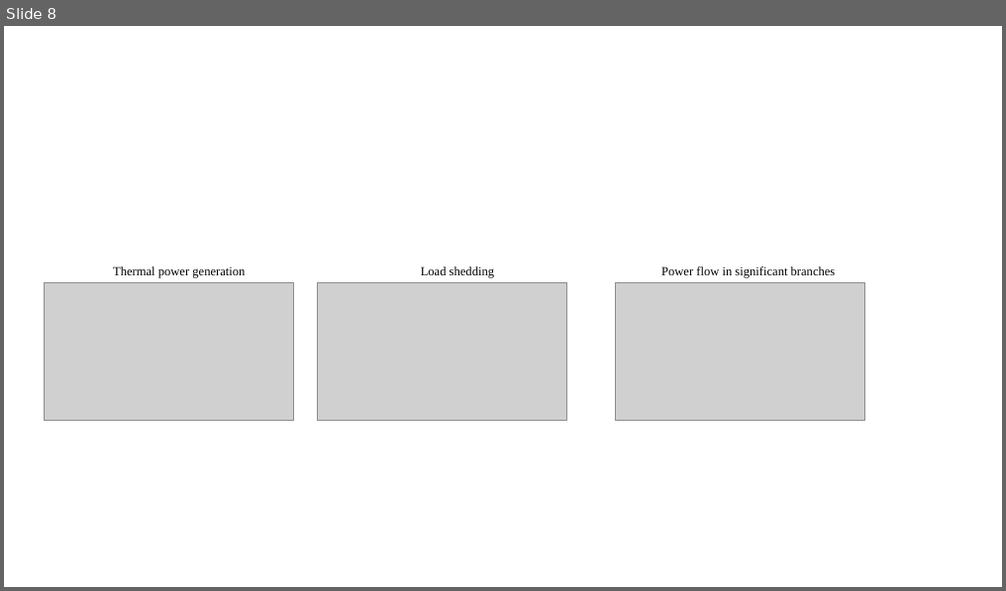
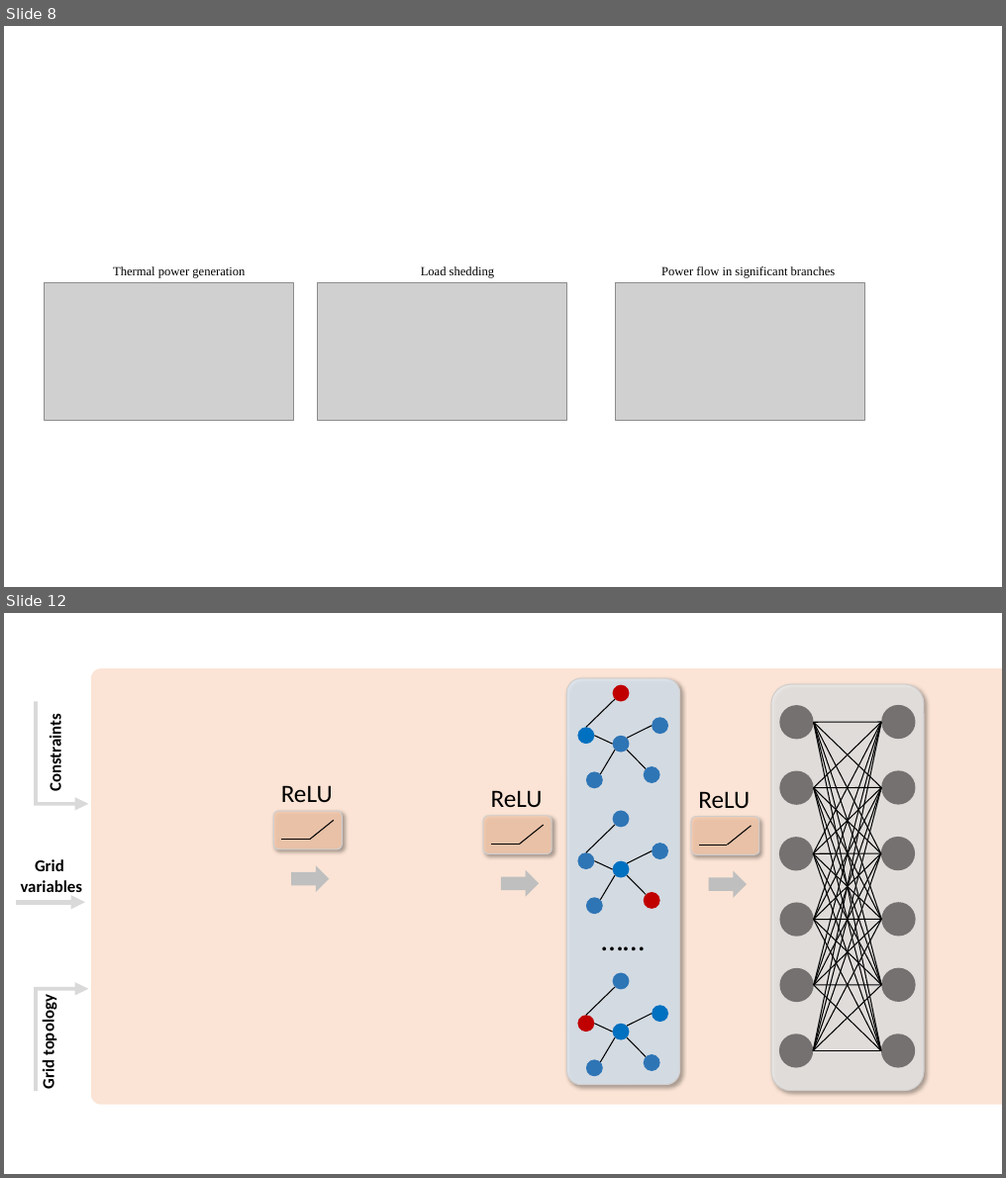
Before and after one commit to yadong-zhang/GNN_SCUC, a slide deck: submission/figures/figs.pptx. Shown one above the other, each under a label of ours: slide 8 before the commit, slides 8 and 12 after it; the slides between them are not shown. The pictures are 1006x591 and 1006x1178 pixels, drawn with LibreOffice and Linux fonts; fonts in the diff are those of the drawing; grey boxes stand for pictures. Boxes give left, top, right and bottom in pixels: in the first picture for what was removed or moved away, otherwise in the second. Text is boxed around its words. In the diff, an @@ line names an element or a change of style, - is before the commit and + after.

```diff
--- a/submission/figures/figs.pptx
+++ b/submission/figures/figs.pptx
@@ slide 12 added at <box>4,613,1002,1174</box>, background #FFFFFF @@
@@ rounded rectangle added at <box>91,668,1002,1105</box>, fill #F8CBAD at 50% opacity @@
@@ rounded rectangle added at <box>771,684,924,1090</box>, fill #EDEDED at 80% opacity, outline #D0CECE 1 pt @@
@@ bent up arrow added at <box>35,702,89,811</box>, fill #D9D9D9 @@
@@ text added at <box>46,721,65,789</box>, 16 pt, text #000000, bold @@
+Constraints
@@ group added at <box>273,785,342,850</box>: 2 lines, 1 text, 1 rounded rectangle @@
+ReLU
@@ group added at <box>483,790,551,854</box>: 2 lines, 1 text, 1 rounded rectangle @@
+ReLU
@@ group added at <box>691,791,759,855</box>: 2 lines, 1 text, 1 rounded rectangle @@
+ReLU
@@ text added at <box>21,860,82,892</box>, 16 pt, text #000000, bold @@
+Grid
+variables
@@ right arrow added at <box>291,866,330,893</box>, fill #BFBFBF @@
@@ right arrow added at <box>501,870,540,897</box>, fill #BFBFBF @@
@@ right arrow added at <box>709,871,746,898</box>, fill #BFBFBF @@
@@ arrow added from (15, 903) to (85, 903), #D9D9D9 4.5 pt @@
@@ group added at <box>567,678,680,1084</box>: 18 ellipses, 15 lines, 1 rounded rectangle, 1 text @@
+……
@@ bent up arrow added at <box>35,982,89,1092</box>, fill #D9D9D9 @@
@@ text added at <box>39,1001,58,1088</box>, 16 pt, text #000000, bold @@
+Grid topology
@@ group added at <box>779,705,915,1068</box>: 36 lines, 12 ellipses @@
```
Also in this commit, not shown: 6 other slides added.
